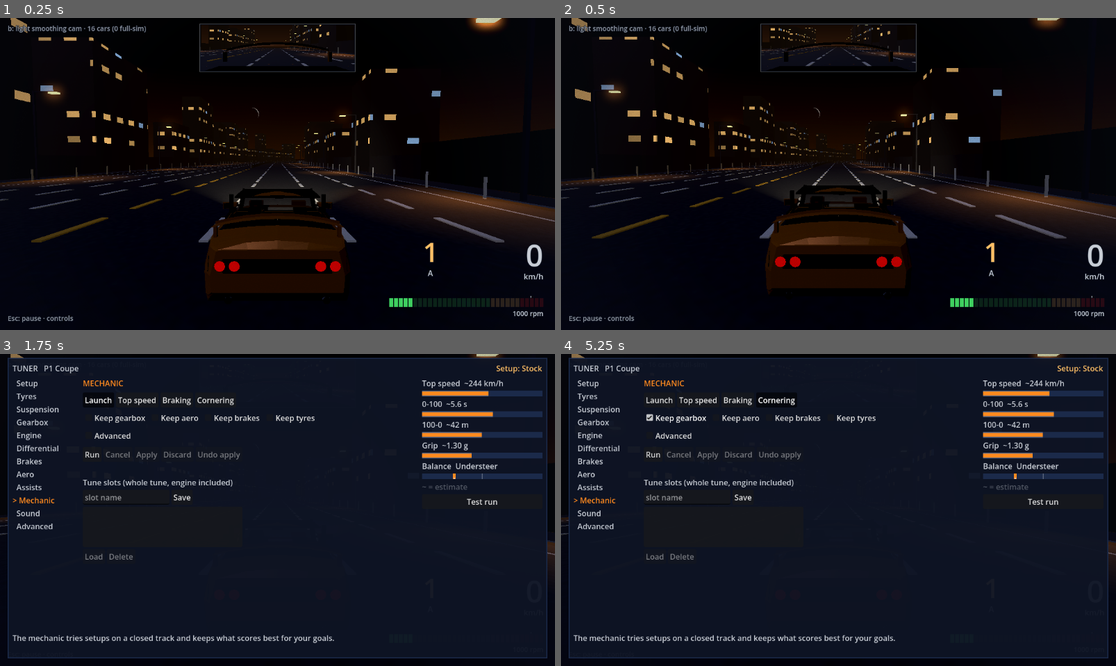
Above: before the commit, frames 1-4 (two rows, left to right).
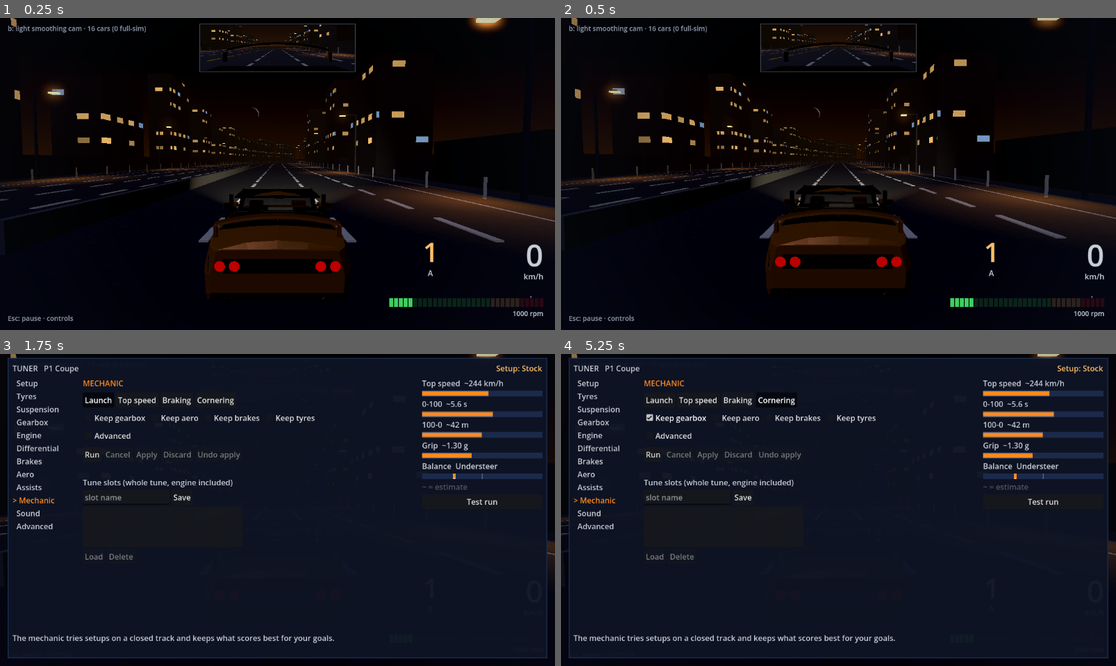
Above: after the commit, the same moments.

Repository: SmurfyHehe/neon-overdrive
Game: Godot game, scene res://Game.tscn
Same seed, same stepped clock (60 frames per second), same inputs: the game is played once before the commit and once after it.
Inputs (mouse positions are in pixels of both pictures, inside the frame that each line leads up to):
- Up to frame 1 (0.25 s): no input
- Up to frame 2 (0.5 s): no input
- Up to frame 3 (1.75 s): tap Enter at 0.5 s; move the mouse to (399, 494) at 0.52 s; hold D (steer_right) 0.53-1.25 s; tap Y (autotune_panel) at 0.6 s; click (399, 494) at 0.67 s; click "Launch" at 1.25 s
- Up to frame 4 (5.25 s): click "Launch" at 2 s; click "Top speed" at 2.75 s; click "Braking" at 3.5 s; click "Cornering" at 4.25 s; click "Keep gearbox" at 5 s

The runs differ from the first frame. In frame 1, 1.9% of the frame differs, in the area x 2-80%, y 0-72%; in frame 2, 1.8%; in frame 3, less than 0.1%; in frame 4, less than 0.1%.

Commit message:
Road: seeded layout plan of lane adds, drops, median splits and exits (not live yet)
Road lane proposal step 1: RoadLayout generates the plan from the road seed
(districts from a fixed map seed), following the proposal's spacing and taper
rules. game.gd builds it and _section_at reads it, but lanes_live stays off,
so the road still runs 4+4. Centre barriers now roll from the road seed.
Test: tests/road_layout.gd.

Co-Authored-By: Claude Opus 5.5 (1M context) <noreply@anthropic.com>

Diff:
--- a/scripts/game.gd
+++ b/scripts/game.gd
@@ -252,16 +252,38 @@
 	var road_seed := int(seed_env) if seed_env.is_valid_int() else randi()
 	RoadFrame.origin_index = origin_index
 	RoadFrame.align = RoadAlignment.new(road_seed, curviness, hilliness, kicker_chance) if curviness > 0.0 or hilliness > 0.0 else null
+	# Lane adds and drops, median splits and exits (road lane proposal): a
+	# third stream from the same seed. NEON_LAYOUT=0 keeps the plain 4+4,
+	# NEON_LAYOUT=<metres> forces a change that often (the tests' sweep).
+	var busy_env := OS.get_environment("NEON_LAYOUT")
+	var busy := float(busy_env) if busy_env.is_valid_float() else 1.0
+	if Benchmark.requested():
+		busy = 0.0
+	RoadFrame.layout = RoadLayout.new(road_seed, RoadFrame.align, busy)
 
 # ---------- section math (reused from old main.gd, keyed by chunk index instead of distance) ----------
 func _section_at(idx: int) -> Dictionary:
 	var key := str(idx)
 	if section_cache.has(key):
 		return section_cache[key]
-	# Fixed lane counts since stage B step 3 (see OWN_LANES); only the centre
-	# barrier still rolls per chunk.
-	var barrier := randf() < 0.3
-	var cfg := {"own_lanes": OWN_LANES, "onc_lanes": ONC_LANES, "barrier": barrier}
+	# Fixed lane counts since stage B step 3 (see OWN_LANES) until the road
+	# layout's lane changes go live (road lane proposal step 3); only the
+	# centre barrier rolls per chunk, from the road seed when there is a layout.
+	var own := OWN_LANES
+	var onc := ONC_LANES
+	var barrier: bool
+	var lay := RoadFrame.layout
+	if lay != null:
+		if lay.lanes_live:
+			var p := lay.lanes_pair(float(idx) * RoadChunkBuilder.CHUNK_LEN)
+			own = p.x
+			onc = p.y
+		var rng := RandomNumberGenerator.new()
+		rng.seed = hash([lay.road_seed, idx, "barrier"])
+		barrier = rng.randf() < 0.3
+	else:
+		barrier = randf() < 0.3
+	var cfg := {"own_lanes": own, "onc_lanes": onc, "barrier": barrier}
 	section_cache[key] = cfg
 	return cfg
 
--- a/scripts/road_frame.gd
+++ b/scripts/road_frame.gd
@@ -35,6 +35,14 @@
 static var align: RoadAlignment
 ## The chunk whose start sits at the world origin (game.gd's floating origin).
 static var origin_index := 0
+## Lane counts, median and exits along the road (RoadLayout, road lane
+## proposal step 1); null = the plain 4+4 road.
+static var layout: RoadLayout
+
+## Metres along the road from the start of chunk 0 for road-space z: what
+## RoadLayout is keyed by, independent of the floating origin.
+static func s_at(z: float) -> float:
+	return float(origin_index) * L - z
 
 ## World transform of chunk i's start: on the centre line, -Z along the road.
 static func chunk_xf(i: int, origin: int = origin_index) -> Transform3D:
--- /dev/null
+++ b/scripts/road_layout.gd
@@ -0,0 +1,304 @@
+extends RefCounted
+class_name RoadLayout
+
+# The road's layout along its length (road lane proposal step 1, 2026-10-08;
+# docs/planning/road-lane-changes-proposal-2026-10-08.md sections 3 and 10):
+# how many lanes each side has, how wide the median is, and where the exits
+# are, as a list of changes along the road. The road stops being one fixed
+# 4+4 strip: an outside lane ends or opens, the two carriageways split apart
+# and come back, an exit peels off and rejoins.
+#
+# Distances are metres along the road from the start of chunk 0 (s = chunk
+# index x CHUNK_LEN + metres into the chunk), so they never change with the
+# floating origin. Before s = 0 the road is the plain 4+4.
+#
+# Two random streams:
+# - Districts come from a FIXED seed (MAP_SEED): the same city and outskirts
+#   stretches every run (Roy, 2026-10-08: fixed districts, landmarks and
+#   exits; bends and traffic new each run).
+# - Which change happens where comes from the run's road seed, its own
+#   stream (the alignment's bends and hills use two others), so changing
+#   this never changes the curves.
+# The sequence is generated from s = 0 forward and cached, so the same seeds
+# give the same layout whatever order it is asked in, like RoadAlignment.
+#
+# Rules (proposal section 3, from US highway practice):
+# - One change at a time, spaced by district: city every CITY_GAP, outskirts
+#   every OUTSKIRTS_GAP (WSDOT interchange spacing, decision 8).
+# - Lanes 2 to 4 per side (decision 7); drops and adds take the OUTSIDE lane
+#   only, so the other lanes never change number.
+# - A drop tapers over DROP_TAPER (MUTCD L = W x S), an add over ADD_TAPER.
+#   Drops get warning signs at WARN_FAR and WARN_NEAR before the taper, so
+#   nothing else starts in the WARN_FAR before a drop.
+# - No change on a tight bend (radius under MIN_CHANGE_RADIUS) or a kicker
+#   crest: the change slides forward until it is clear.
+# - Drift back: after DRIFT_BACK away from 4+4, a change that restores a lane
+#   is picked first.
+#
+# Step 1 builds the plan only. The road and traffic still run 4+4 until
+# `lanes_live` is switched on (step 3); median splits and exits wait for
+# steps 4 and 5 (`splits_live`, `exits_live`).
+
+const L := RoadChunkBuilder.CHUNK_LEN
+const MAP_SEED := 20261008
+
+const MAX_LANES := 4
+const MIN_LANES := 2
+const DROP_TAPER := 225.0
+const ADD_TAPER := 100.0
+const WARN_FAR := 450.0
+const WARN_NEAR := 150.0
+## Change spacing by district, metres (min, max).
+const CITY_GAP := Vector2(1500.0, 2000.0)
+const OUTSKIRTS_GAP := Vector2(4000.0, 5000.0)
+## District lengths, metres (min, max).
+const CITY_LEN := Vector2(4000.0, 8000.0)
+const OUTSKIRTS_LEN := Vector2(8000.0, 16000.0)
+## Where the first change may come, so a run starts on the plain highway.
+const FIRST_CHANGE := 1200.0
+const DRIFT_BACK := 3000.0
+const MIN_CHANGE_RADIUS := 500.0
+## Median split: open and close over SPLIT_TAPER, held SPLIT_HOLD, 10-30 m
+## between the carriageways (proposal section 1).
+const SPLIT_TAPER := 250.0
+const SPLIT_HOLD := Vector2(600.0, 1500.0)
+const SPLIT_WIDTH := Vector2(10.0, 30.0)
+## Exit and on-ramp pair (loops back, decision 10): the ramp leaves at
+## `s0` and rejoins EXIT_LOOP later.
+const EXIT_LOOP := Vector2(350.0, 600.0)
+## The same-way share of each kind of change, by weight.
+const W_LANE := 0.55
+const W_SPLIT := 0.25
+const W_EXIT := 0.20
+
+var road_seed := 0
+## Busy-ness for the tests' slider sweep: 0 = no changes at all (plain 4+4),
+## 1 = the normal district spacing, and a spacing in metres > 1 = a change
+## every that many metres, district ignored.
+var busy := 1.0
+var align: RoadAlignment
+
+## Switches for what the game builds from the plan (see the header).
+var lanes_live := false
+var splits_live := false
+var exits_live := false
+
+var _rng := RandomNumberGenerator.new()
+var _map_rng := RandomNumberGenerator.new()
+## Districts: [{s0, s1, kind}], kind "city" or "outskirts", generated forward.
+var _districts: Array[Dictionary] = []
+## Changes in order of s0: {kind, side, s0, s1, ...}. kind "drop" / "add"
+## (side "own" / "onc", from, to), "split" (s0 = opening starts, s1 = closed
+## again, open_end, close_start, width), "exit" (s0 = exit gore, s1 = rejoin).
+var changes: Array[Dictionary] = []
+## Lane counts after the last generated change, and how far generation got.
+var _own := MAX_LANES
+var _onc := MAX_LANES
+## Per side, where it last dropped below MAX_LANES (-1 = it has all lanes).
+var _away_since := {"own": -1.0, "onc": -1.0}
+var _next_s := FIRST_CHANGE
+var _gen_to := 0.0
+
+func _init(seed_value: int, alignment: RoadAlignment = null, busy_value: float = 1.0) -> void:
+	road_seed = seed_value
+	align = alignment
+	busy = busy_value
+	_rng.seed = hash([seed_value, "road_layout"])
+	_map_rng.seed = MAP_SEED
+
+# ---------- queries ----------
+
+## District at s: "city" or "outskirts".
+func district_at(s: float) -> String:
+	_ensure_districts(s)
+	for d in _districts:
+		if s < d.s1:
+			return d.kind
+	return _districts[-1].kind
+
+## Lane-count change of side `oncoming` covering or after s, as a lane width
+## in lanes: whole numbers outside tapers, between them inside one. What the
+## road geometry follows (step 2).
+func width_lanes(oncoming: bool, s: float) -> float:
+	var n := float(MAX_LANES)
+	_ensure(s)
+	for c in changes:
+		if c.s0 > s:
+			break
+		if c.kind != "drop" and c.kind != "add":
+			continue
+		if (c.side == "onc") != oncoming:
+			continue
+		if s >= c.s1:
+			n = float(c.to)
+		else:
+			n = lerpf(float(c.from), float(c.to), smoothstep(c.s0, c.s1, s))
+	return n
+
+## Lanes traffic may drive in at s on that side: a dropping lane is gone from
+## the start of its taper, an added one only counts once it is full width.
+func lanes_at(oncoming: bool, s: float) -> int:
+	var n := MAX_LANES
+	_ensure(s)
+	for c in changes:
+		if c.s0 > s:
+			break
+		if (c.kind != "drop" and c.kind != "add") or (c.side == "onc") != oncoming:
+			continue
+		if c.kind == "drop":
+			n = c.to
+		elif s >= c.s1:
+			n = c.to
+		else:
+			n = c.from
+	return n
+
+## Lane counts as the old fixed-section config expects them, at s.
+func lanes_pair(s: float) -> Vector2i:
+	return Vector2i(lanes_at(false, s), lanes_at(true, s))
+
+## The next lane drop on that side starting after s (its taper start), or
+## INF. Traffic starts merging from the first warning sign (step 3).
+func next_drop(oncoming: bool, s: float) -> Dictionary:
+	_ensure(s + WARN_FAR + DROP_TAPER)
+	for c in changes:
+		if c.kind == "drop" and (c.side == "onc") == oncoming and c.s0 > s:
+			return c
+	return {}
+
+## Extra width between the carriageways at s, metres on top of the normal
+## median (0 outside a split).
+func median_extra(s: float) -> float:
+	_ensure(s)
+	for c in changes:
+		if c.s0 > s:
+			break
+		if c.kind != "split" or s >= c.s1:
+			continue
+		if s < c.open_end:
+			return c.width * smoothstep(c.s0, c.open_end, s)
+		if s < c.close_start:
+			return c.width
+		return c.width * (1.0 - smoothstep(c.close_start, c.s1, s))
+	return 0.0
+
+## Every change that overlaps [a, b].
+func changes_between(a: float, b: float) -> Array[Dictionary]:
+	_ensure(b)
+	var out: Array[Dictionary] = []
+	for c in changes:
+		if c.s0 > b:
+			break
+		if c.s1 >= a:
+			out.append(c)
+	return out
+
+## Generates the plan at least as far as s.
+func ensure(s: float) -> void:
+	_ensure(s)
+
+# ---------- generation ----------
+
+func _ensure(s: float) -> void:
+	if busy <= 0.0:
+		return
+	while _gen_to < s + DROP_TAPER + WARN_FAR:
+		_generate_next()
+
+func _ensure_districts(s: float) -> void:
+	while _districts.is_empty() or _districts[-1].s1 <= s:
+		var s0: float = 0.0 if _districts.is_empty() else _districts[-1].s1
+		var kind := "city" if _districts.size() % 2 == 0 else "outskirts"
+		var r := CITY_LEN if kind == "city" else OUTSKIRTS_LEN
+		_districts.append({"s0": s0, "s1": s0 + _map_rng.randf_range(r.x, r.y), "kind": kind})
+
+func _spacing(s: float) -> float:
+	if busy > 1.0:
+		return busy
+	var r := CITY_GAP if district_at(s) == "city" else OUTSKIRTS_GAP
+	return _rng.randf_range(r.x, r.y)
+
+## Whether a change over [a, b] sits on a tight bend or a kicker crest.
+func _shape_blocks(a: float, b: float) -> bool:
+	if align == null:
+		return false
+	for i in range(floori(a / L), floori(b / L) + 1):
+		if i < 0:
+			continue
+		if absf(align.curvature(i)) > 1.0 / MIN_CHANGE_RADIUS:
+			return true
+		if align.vcurve(i) < -1.0 / RoadAlignment.CREST_MIN_RADIUS - 1e-6:
+			return true
+	return false
+
+func _generate_next() -> void:
+	var s0 := _next_s
+	var change := _pick(s0)
+	# Slide forward off tight bends and kicker crests (at most 2 km).
+	var tries := 0
+	while _shape_blocks(change.s0 - (WARN_FAR if change.kind == "drop" else 0.0), change.s1) and tries < 40:
+		var shift := L
+		change.s0 += shift
+		change.s1 += shift
+		for k in ["open_end", "close_start"]:
+			if change.has(k):
+				change[k] += shift
+		tries += 1
+	if tries >= 40:
+		# No clear stretch: skip this change, try again further on.
+		_next_s = s0 + 2000.0
+		_gen_to = _next_s
+		return
+	_apply(change)
+	changes.append(change)
+	var gap := _spacing(change.s1)
+	# A drop needs its warning stretch clear of the change before it.
+	_next_s = change.s1 + maxf(gap, WARN_FAR + 50.0)
+	_gen_to = change.s1
+
+## Chooses the next change starting at s0 (before any bend shift).
+func _pick(s0: float) -> Dictionary:
+	# Drift back: a side that has been short of lanes for DRIFT_BACK gets one
+	# back, the one that has waited longest first.
+	var due := ""
+	for side in ["own", "onc"]:
+		var since: float = _away_since[side]
+		if since >= 0.0 and s0 - since >= DRIFT_BACK and (due == "" or since < _away_since[due]):
+			due = side
+	if due != "":
+		return _lane_change(due, true, s0)
+	var r := _rng.randf() * (W_LANE + W_SPLIT + W_EXIT)
+	if r < W_LANE:
+		var side := "own" if _rng.randf() < 0.5 else "onc"
+		var n := _own if side == "own" else _onc
+		var add: bool
+		if n <= MIN_LANES:
+			add = true
+		elif n >= MAX_LANES:
+			add = false
+		else:
+			add = _rng.randf() < 0.5
+		return _lane_change(side, add, s0)
+	if r < W_LANE + W_SPLIT:
+		var open_end := s0 + SPLIT_TAPER
+		var close_start := open_end + _rng.randf_range(SPLIT_HOLD.x, SPLIT_HOLD.y)
+		return {"kind": "split", "side": "both", "s0": s0, "s1": close_start + SPLIT_TAPER,
+			"open_end": open_end, "close_start": close_start, "width": _rng.randf_range(SPLIT_WIDTH.x, SPLIT_WIDTH.y)}
+	return {"kind": "exit", "side": "own", "s0": s0, "s1": s0 + _rng.randf_range(EXIT_LOOP.x, EXIT_LOOP.y)}
+
+func _lane_change(side: String, add: bool, s0: float) -> Dictionary:
+	var n := _own if side == "own" else _onc
+	var to := mini(n + 1, MAX_LANES) if add else maxi(n - 1, MIN_LANES)
+	var taper := ADD_TAPER if add else DROP_TAPER
+	return {"kind": "add" if add else "drop", "side": side, "s0": s0, "s1": s0 + taper, "from": n, "to": to}
+
+func _apply(c: Dictionary) -> void:
+	if c.kind == "drop" or c.kind == "add":
+		if c.side == "own":
+			_own = c.to
+		else:
+			_onc = c.to
+		if c.to == MAX_LANES:
+			_away_since[c.side] = -1.0
+		elif _away_since[c.side] < 0.0:
+			_away_since[c.side] = c.s1
--- /dev/null
+++ b/tests/road_layout.gd
@@ -0,0 +1,157 @@
+extends SceneTree
+
+# Road layout plan test (road lane proposal step 1, 2026-10-08). Headless, no
+# game: RoadLayout on its own, over a long road.
+#
+# 1. Same seed, same plan, in any request order: one layout is generated
+#    front to back, another is asked at random distances first; the change
+#    lists must match exactly.
+# 2. Every rule of proposal section 3 holds over RUN_KM of road with the
+#    bendiest, hilliest alignment (and kickers): lanes 2-4 per side, one
+#    lane at a time from the outside, taper lengths, district spacing, a
+#    drop's warning stretch clear, no change on a tight bend or kicker crest,
+#    drift back to 4+4.
+# 3. Districts are the same for every road seed (fixed map).
+# 4. Busy-ness: 0 makes no changes, a spacing makes one about that often.
+# 5. Step 1 is invisible: with lanes_live off, game.gd's sections stay 4+4.
+#
+# Run:
+#   Godot_v4.7.2-stable_win64_console.exe --headless --path . -s res://tests/road_layout.gd
+
+const RUN_KM := 200.0
+const SEED := 7071
+
+var fails: Array[String] = []
+
+func _initialize() -> void:
+	var align := RoadAlignment.new(SEED, 1.0, 1.0, 0.3)
+	var lay := RoadLayout.new(SEED, align)
+	var end_s := RUN_KM * 1000.0
+	lay.ensure(end_s)
+
+	# 1. Order independence.
+	var other := RoadLayout.new(SEED, RoadAlignment.new(SEED, 1.0, 1.0, 0.3))
+	var rng := RandomNumberGenerator.new()
+	rng.seed = 99
+	for i in 200:
+		var s := rng.randf_range(0.0, end_s)
+		other.width_lanes(rng.randf() < 0.5, s)
+		other.median_extra(s)
+		other.district_at(s)
+	other.ensure(end_s)
+	var n := mini(lay.changes.size(), other.changes.size())
+	var same := n > 0
+	for i in n:
+		if str(lay.changes[i]) != str(other.changes[i]):
+			same = false
+			_check(false, "1: change %d differs: %s vs %s" % [i, lay.changes[i], other.changes[i]])
+			break
+	print("1. order: %d changes in %.0f km, random-order copy matches: %s" % [lay.changes.size(), RUN_KM, same])
+
+	# 2. Rules.
+	var counts := {"drop": 0, "add": 0, "split": 0, "exit": 0}
+	var lanes := {"own": 4, "onc": 4}
+	var prev_end := -INF
+	var away_start := {"own": -1.0, "onc": -1.0}
+	var longest_away := 0.0
+	var gaps := {"city": [], "outskirts": []}
+	var at_44 := 0.0
+	var last_s := 0.0
+	for c in lay.changes:
+		if c.s1 > end_s:
+			break
+		counts[c.kind] += 1
+		# Time at 4+4.
+		if lanes.own == 4 and lanes.onc == 4:
+			at_44 += c.s0 - last_s
+		last_s = c.s0
+		var gap: float = c.s0 - prev_end
+		var dist := lay.district_at(prev_end) if prev_end > 0.0 else "city"
+		if prev_end > 0.0:
+			gaps[dist].append(gap)
+			_check(gap >= RoadLayout.CITY_GAP.x - 1.0, "2: change at %.0f only %.0f m after the last" % [c.s0, gap])
+		if c.kind == "drop":
+			_check(gap >= RoadLayout.WARN_FAR or prev_end < 0.0, "2: drop at %.0f has %.0f m of warning stretch" % [c.s0, gap])
+		if c.kind == "drop" or c.kind == "add":
+			var side: String = c.side
+			_check(c.from == lanes[side], "2: %s at %.0f starts from %d lanes, road has %d" % [c.kind, c.s0, c.from, lanes[side]])
+			_check(absi(c.to - c.from) == 1, "2: %s at %.0f changes %d lanes" % [c.kind, c.s0, absi(c.to - c.from)])
+			_check(c.to >= RoadLayout.MIN_LANES and c.to <= RoadLayout.MAX_LANES, "2: %d lanes at %.0f" % [c.to, c.s0])
+			var taper: float = c.s1 - c.s0
+			var want := RoadLayout.DROP_TAPER if c.kind == "drop" else RoadLayout.ADD_TAPER
+			_check(absf(taper - want) < 0.01, "2: %s taper %.0f m, want %.0f" % [c.kind, taper, want])
+			lanes[side] = c.to
+			if c.to < 4 and away_start[side] < 0.0:
+				away_start[side] = c.s1
+			elif c.to == 4 and away_start[side] >= 0.0:
+				longest_away = maxf(longest_away, c.s0 - away_start[side])
+				away_start[side] = -1.0
+		_check(not lay._shape_blocks(c.s0 - (RoadLayout.WARN_FAR if c.kind == "drop" else 0.0), c.s1), "2: %s at %.0f on a tight bend or kicker" % [c.kind, c.s0])
+		prev_end = c.s1
+	# Width and lanes queries agree with the list.
+	for i in 400:
+		var s := rng.randf_range(0.0, end_s)
+		for onc in [false, true]:
+			var w := lay.width_lanes(onc, s)
+			var k := lay.lanes_at(onc, s)
+			_check(w >= 2.0 - 1e-4 and w <= 4.0 + 1e-4, "2: width %.2f lanes at %.0f" % [w, s])
+			_check(k >= 2 and k <= 4 and absf(w - k) < 1.0, "2: %d lanes vs width %.2f at %.0f" % [k, w, s])
+	at_44 += end_s - last_s
+	var mean := func(a: Array) -> float:
+		var t := 0.0
+		for x in a:
+			t += x
+		return t / maxf(a.size(), 1.0)
+	print("2. rules: %s; city gaps mean %.0f m (%d), outskirts %.0f m (%d); longest away from 4 lanes %.0f m; %.0f%% of the road at 4+4" % [
+		counts, mean.call(gaps.city), gaps.city.size(), mean.call(gaps.outskirts), gaps.outskirts.size(), longest_away, 100.0 * at_44 / end_s])
+	_check(counts.drop > 0 and counts.add > 0 and counts.split > 0 and counts.exit > 0, "2: not every kind of change appears: %s" % [counts])
+	_check(mean.call(gaps.city) < mean.call(gaps.outskirts), "2: city changes are not more frequent than outskirts ones")
+	# Drift back: back to 4 within DRIFT_BACK plus one outskirts spacing (two
+	# if the other side was due first) and a bend shift (2 km).
+	var limit := RoadLayout.DRIFT_BACK + 2.0 * RoadLayout.OUTSKIRTS_GAP.y + 2000.0 + RoadLayout.DROP_TAPER
+	_check(longest_away <= limit, "2: %.0f m away from 4 lanes (limit %.0f)" % [longest_away, limit])
+
+	# 3. Fixed districts.
+	var lay2 := RoadLayout.new(SEED + 1, RoadAlignment.new(SEED + 1, 0.5, 0.5))
+	var districts_same := true
+	for s in range(0, int(end_s), 997):
+		if lay.district_at(float(s)) != lay2.district_at(float(s)):
+			districts_same = false
+	var changes_differ := str(lay.changes_between(0.0, 20000.0)) != str(lay2.changes_between(0.0, 20000.0))
+	print("3. districts identical across seeds: %s; changes differ: %s" % [districts_same, changes_differ])
+	_check(districts_same, "3: districts change with the road seed")
+	_check(changes_differ, "3: two road seeds gave the same changes")
+
+	# 4. Busy-ness.
+	var none := RoadLayout.new(SEED, null, 0.0)
+	_check(none.changes_between(0.0, 50000.0).is_empty() and none.lanes_at(false, 30000.0) == 4, "4: busy 0 still changes the road")
+	var dense := RoadLayout.new(SEED, null, 600.0)
+	var dc := dense.changes_between(0.0, 30000.0)
+	var dgap := 0.0
+	for i in range(1, dc.size()):
+		dgap += dc[i].s0 - dc[i - 1].s1
+	dgap /= maxf(dc.size() - 1, 1)
+	print("4. busy 0: %d changes; busy 600 m: %d changes in 30 km, mean gap %.0f m" % [none.changes.size(), dc.size(), dgap])
+	_check(dgap >= 590.0 and dgap <= 700.0, "4: busy 600 gives a %.0f m mean gap" % dgap)
+
+	# 5. Game sections stay 4+4 while lanes_live is off.
+	var game: Node = (load("res://Game.tscn") as PackedScene).instantiate()
+	RoadFrame.layout = lay
+	var bad := 0
+	for idx in range(-2, 4000):
+		var cfg: Dictionary = game.call("_section_at", idx)
+		if cfg.own_lanes != 4 or cfg.onc_lanes != 4:
+			bad += 1
+	game.free()
+	RoadFrame.layout = null
+	print("5. game sections not 4+4 with lanes_live off: %d of 4002" % bad)
+	_check(bad == 0, "5: %d sections are not 4+4" % bad)
+
+	for f in fails:
+		printerr("FAIL: ", f)
+	print("RESULT: ", "PASS" if fails.is_empty() else "FAIL")
+	quit(0 if fails.is_empty() else 1)
+
+func _check(ok: bool, msg: String) -> void:
+	if not ok and fails.size() < 30:
+		fails.append(msg)
Not shown, added: scripts/road_layout.gd.uid
Not shown, added: tests/road_layout.gd.uid
